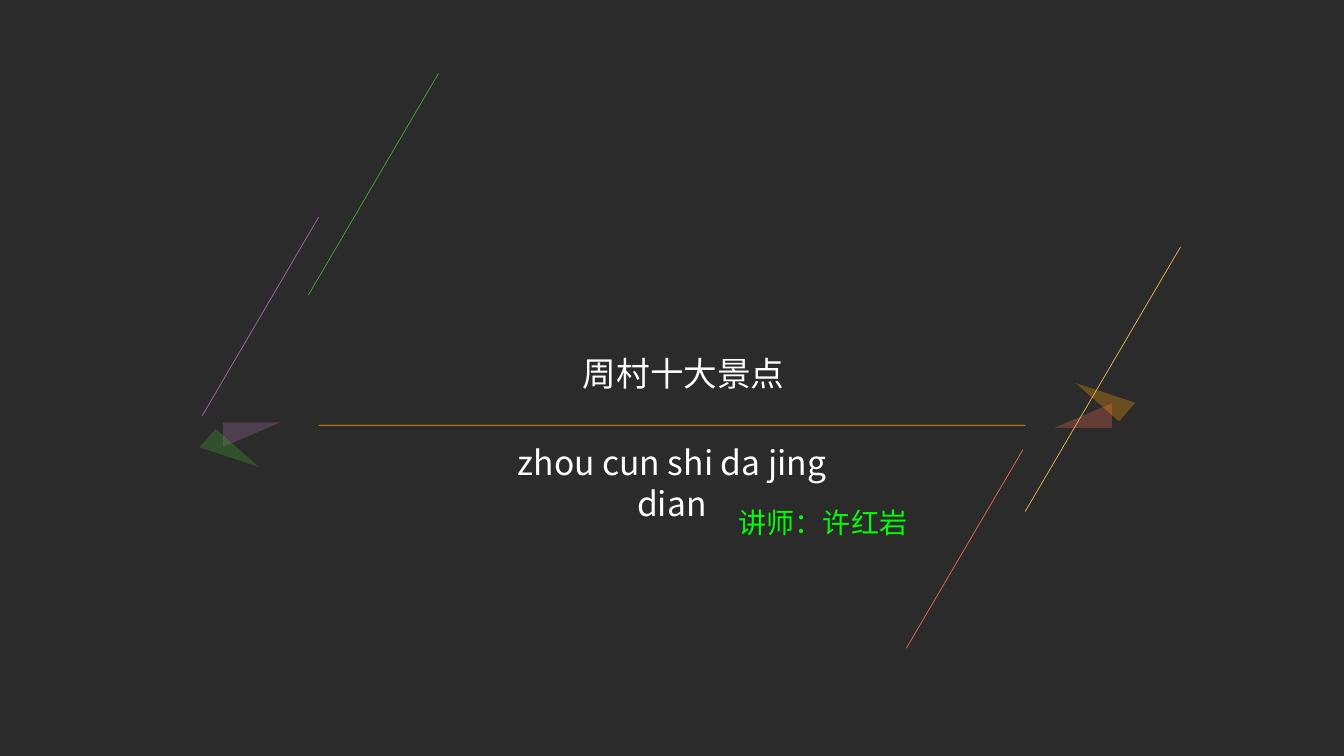
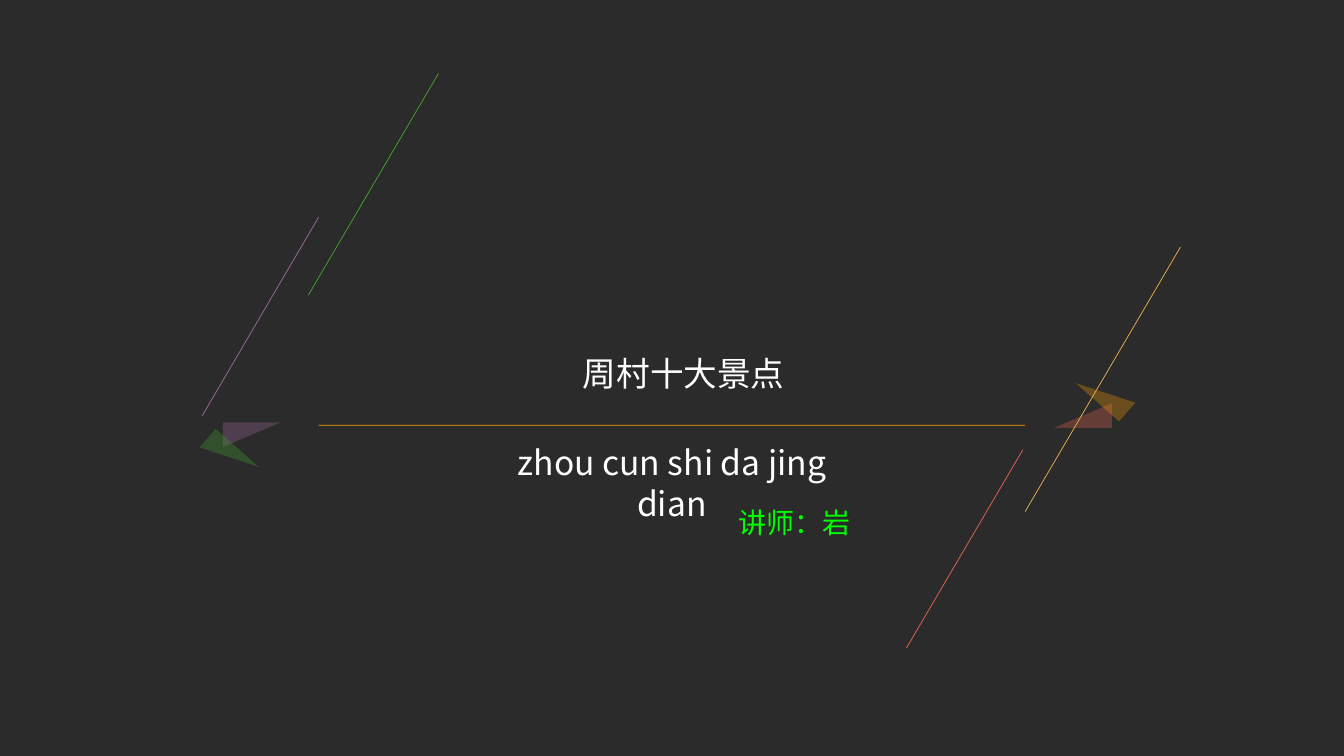
Before and after one commit to geyan666/1, a slide deck: slide 1 of css.ppt. Drawn at 1344x756 pixels with LibreOffice and Linux fonts; fonts in the diff are those of the drawing; background and template pictures are left out; a plain dark background stands for a picture behind light text. Boxes give left, top, right and bottom in pixels: in the first picture for what was removed or moved away, otherwise in the second. Text is boxed around its words. In the diff, an @@ line names an element or a change of style, - is before the commit and + after.

Commit message:
1
1

```diff
--- a/css.ppt
+++ b/css.ppt
@@ text at [739, 509, 851, 536]: text changed @@
-讲师：许红岩
+讲师：岩
```
